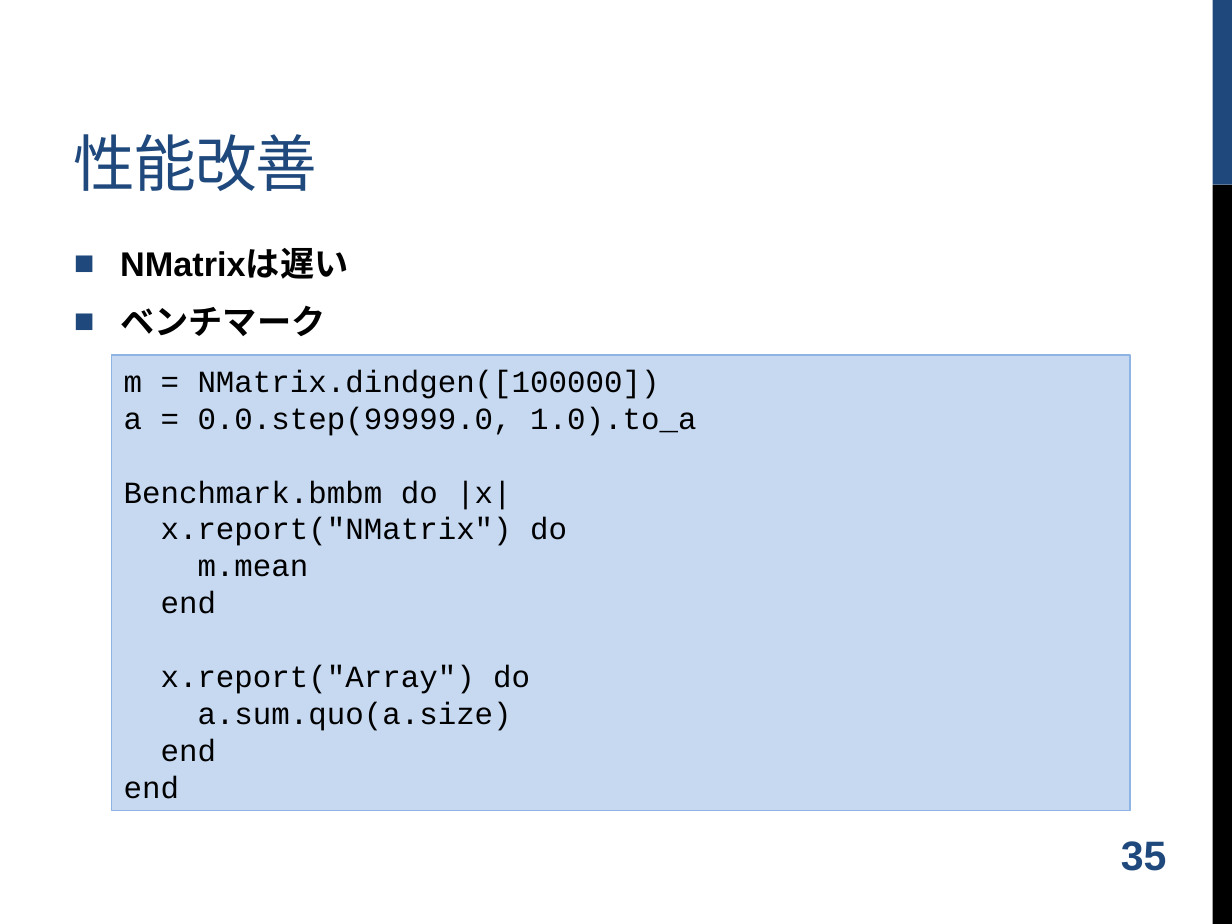
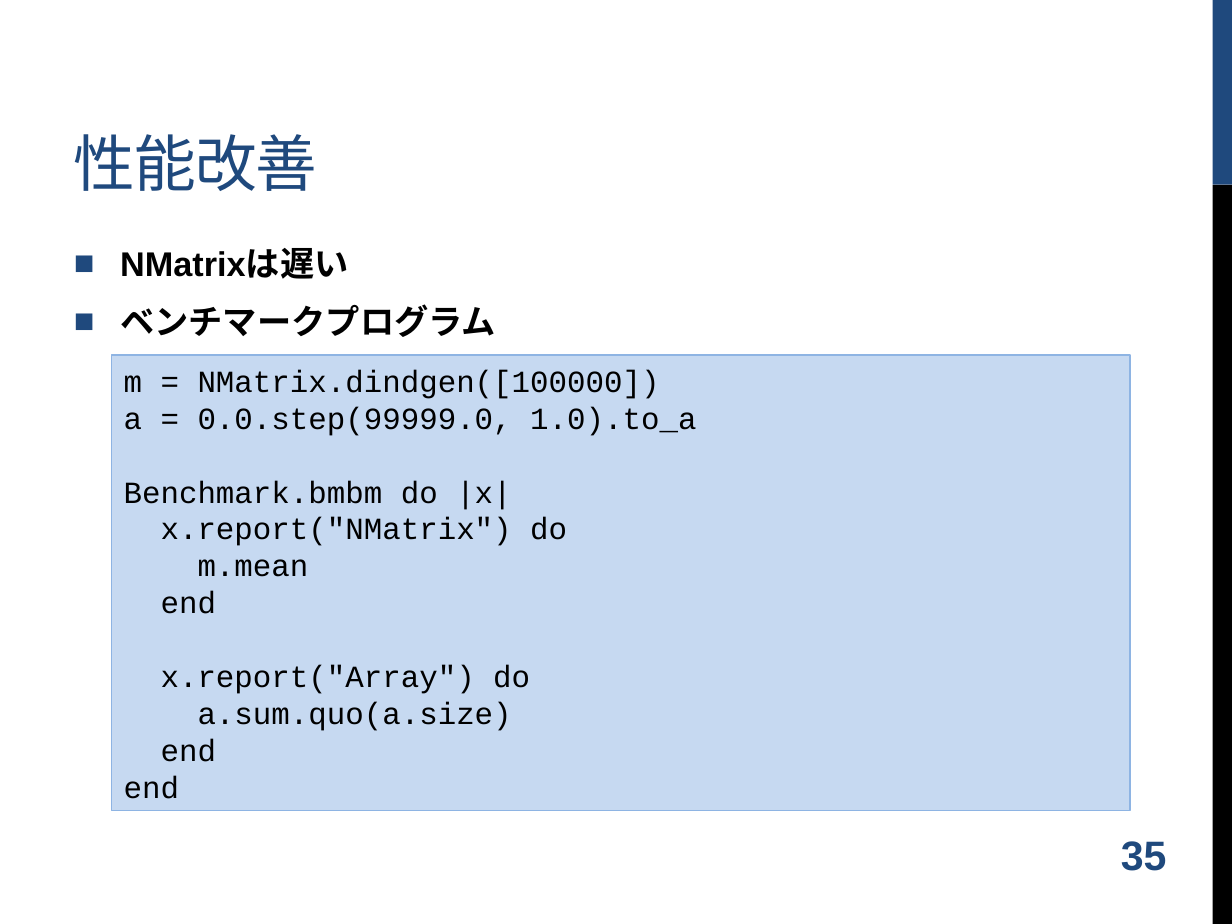
Before and after one commit to shugo/DCW2016, a slide deck: slide 36 of ruby_data_analysis.pptx. Drawn at 1232x924 pixels with LibreOffice and Linux fonts; fonts in the diff are those of the drawing; background and template pictures are left out. Boxes give left, top, right and bottom in pixels: in the first picture for what was removed or moved away, otherwise in the second. Text is boxed around its words. In the diff, an @@ line names an element or a change of style, - is before the commit and + after.

Commit message:
updated.

```diff
--- a/ruby_data_analysis.pptx
+++ b/ruby_data_analysis.pptx
@@ text at (x1=120, y1=304, x2=496, y2=337): text changed @@
-■ ベンチマーク
+■ ベンチマークプログラム
```
